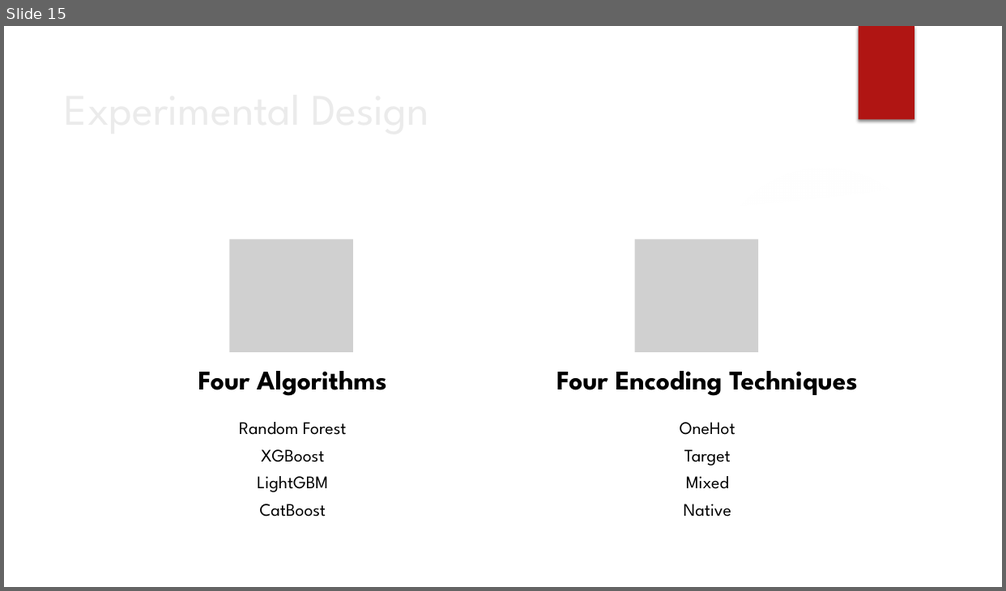
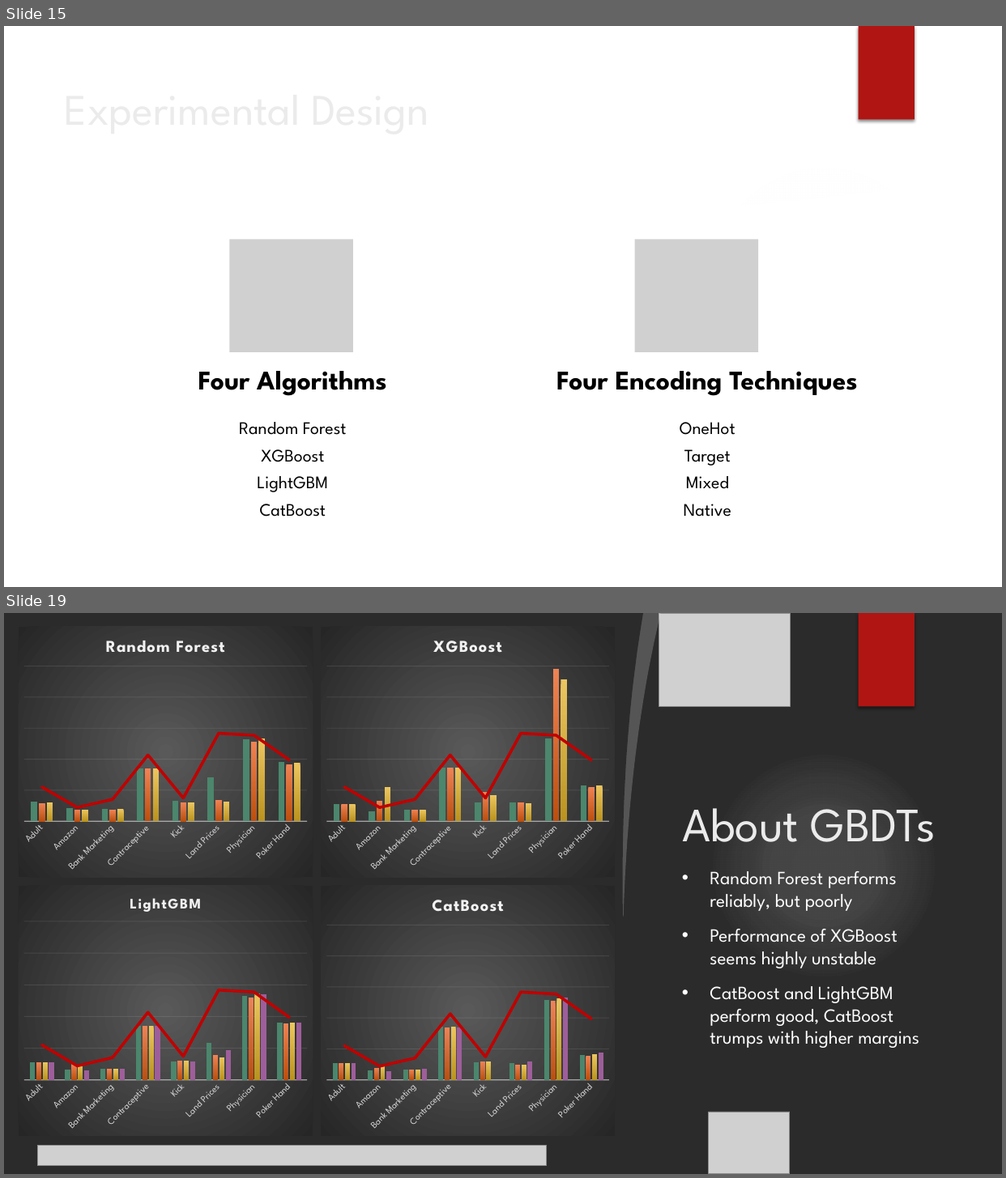
Before and after one commit to mohannishant6/MSc-Thesis, a slide deck: GBDT.pptx. Shown one above the other, each under a label of ours: slide 15 before the commit, slides 15 and 19 after it; the slides between them are not shown. The pictures are 1006x591 and 1006x1178 pixels, drawn with LibreOffice and Linux fonts; fonts in the diff are those of the drawing; grey boxes stand for pictures; background and template pictures are left out; a plain dark background stands for a picture behind light text. Boxes give left, top, right and bottom in pixels: in the first picture for what was removed or moved away, otherwise in the second. Text is boxed around its words. In the diff, an @@ line names an element or a change of style, - is before the commit and + after.

```diff
--- a/GBDT.pptx
+++ b/GBDT.pptx
@@ slide 19 added at box(4, 613, 1002, 1174), background picture (left out); not listed: 1 template element that a slide beside it also shows @@
@@ freeform shape added at box(4, 613, 643, 1174), fill #FFFFFF @@
@@ column chart added at box(19, 627, 313, 877) @@
+title "Random Forest "
+categories: Adult, Amazon, Bank Marketing, Contraceptive, Kick, Land Prices, Physician, Poker Hand
+Series 1: 22, 15, 14, 60, 23, 50, 93, 67
+Series 2: 21, 13, 13, 60, 21, 24, 90, 65
+Series 3: 21, 13, 14, 60, 21, 22, 94, 67
+Series 4: 39, 16, 25, 75, 26, 100, 98, 70
@@ column chart added at box(321, 627, 615, 877) @@
+title "XGBoost "
+categories: Adult, Amazon, Bank Marketing, Contraceptive, Kick, Land Prices, Physician, Poker Hand
+Series 1: 11, 6, 7, 35, 12, 12, 54, 23
+Series 2: 11, 13, 8, 35, 19, 12, 100, 23
+Series 3: 11, 22, 8, 35, 17, 12, 93, 23
+Series 4: 23, 9, 14, 43, 15, 58, 57, 40
@@ freeform shape added at box(615, 613, 661, 917), fill #FFFFFF at 20% opacity @@
@@ picture added at box(659, 613, 790, 707) @@
@@ rectangle added at box(859, 613, 914, 707), fill #B01513 @@
@@ ellipse added at box(709, 750, 939, 981), fill gradient #F3F3F3 @@
@@ title added at box(682, 808, 936, 842), 46 pt, text #EBEBEB @@
+About GBDTs
@@ picture added at box(4, 832, 334, 1174) @@
@@ picture added at box(4, 850, 128, 1043) @@
@@ text added at box(710, 871, 919, 1048), 18 pt, text #FFFFFF @@
+• Random Forest performs reliably, but poorly
+• Performance of XGBoost seems highly unstable
+• CatBoost and LightGBM perform good, CatBoost trumps with higher margins
@@ column chart added at box(19, 885, 313, 1136) @@
+title "LightGBM "
+categories: Adult, Amazon, Bank Marketing, Contraceptive, Kick, Land Prices, Physician, Poker Hand
+Series 1: 20, 11, 12, 60, 21, 41, 94, 63
+Series 2: 20, 18, 12, 60, 21, 28, 92, 63
+Series 3: 20, 17, 12, 60, 21, 25, 96, 63
+Series 4: 20, 11, 12, 60, 21, 33, 95, 63
+Series 5: 39, 16, 25, 75, 26, 100, 98, 70
@@ column chart added at box(321, 885, 615, 1136) @@
+title "CatBoost "
+categories: Adult, Amazon, Bank Marketing, Contraceptive, Kick, Land Prices, Physician, Poker Hand
+Series 1: 20, 11, 12, 60, 20, 19, 91, 29
+Series 2: 19, 14, 12, 60, 21, 18, 90, 27
+Series 3: 19, 16, 12, 60, 21, 17, 93, 29
+Series 4: 19, 9, 12, 60, -, 21, 94, 31
+Series 5: 39, 16, 25, 75, 26, 100, 98, 70
@@ picture added at box(709, 1112, 790, 1174) @@
@@ picture added at box(38, 1146, 547, 1166) @@
```
Also in this commit, not shown: 19 slides changed, 3 other slides added, 1 other file.
